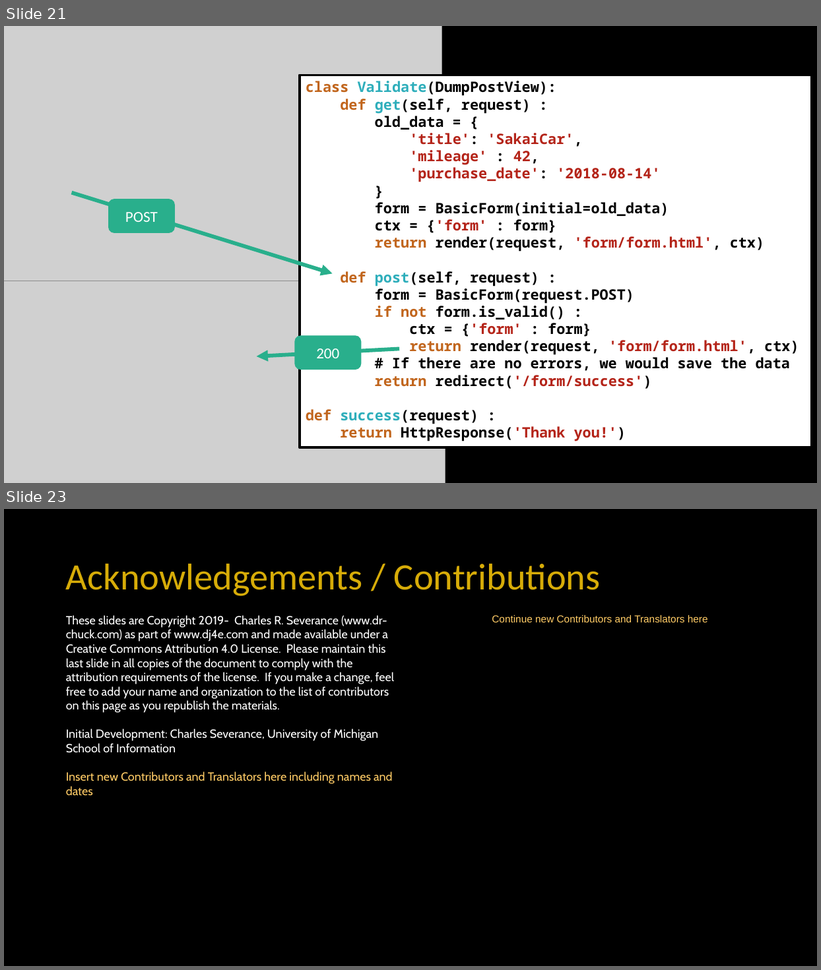
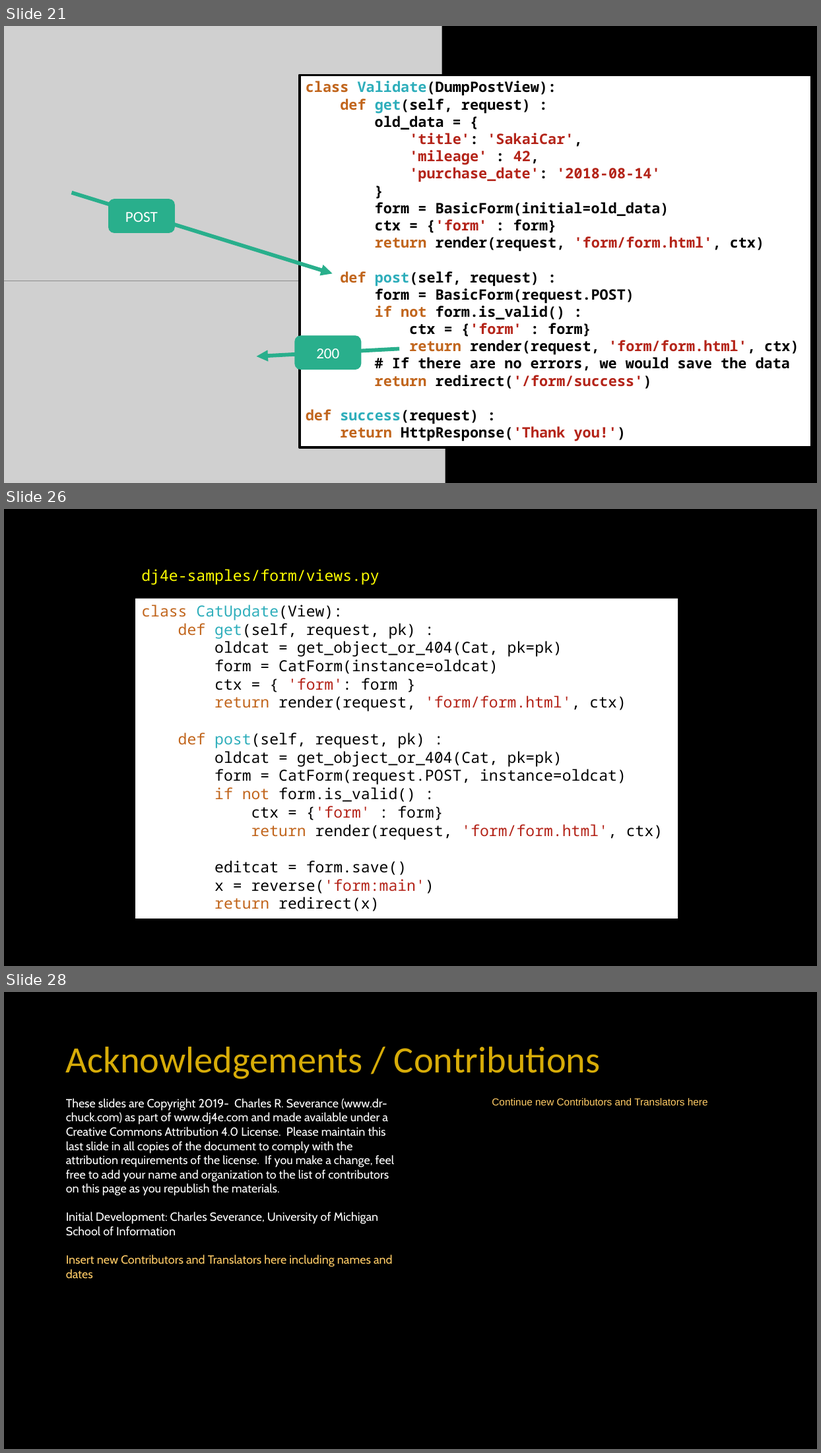
Before and after one commit to csev/dj4e, a slide deck: lectures/DJ-11-Forms-Django.pptx. Shown one above the other, each under a label of ours: slides 21 and 23 before the commit, slides 21, 26 and 28 after it; the slides between them are not shown. The pictures are 821x970 and 821x1453 pixels, drawn with LibreOffice and Linux fonts; fonts in the diff are those of the drawing; grey boxes stand for pictures. Boxes give left, top, right and bottom in pixels: in the first picture for what was removed or moved away, otherwise in the second. Text is boxed around its words. In the diff, an @@ line names an element or a change of style, - is before the commit and + after.

```diff
--- a/lectures/DJ-11-Forms-Django.pptx
+++ b/lectures/DJ-11-Forms-Django.pptx
@@ slide 26 added at <box>4,509,817,966</box>, background #000000 @@
@@ text added at <box>141,569,379,585</box>, 18 pt, text #FFFF00 @@
+dj4e-samples/form/views.py
@@ rectangle added at <box>136,599,679,919</box>, fill #FFFFFF, 18 pt, text #000000 @@
+class CatUpdate(View):
+def get(self, request, pk) :
+oldcat = get_object_or_404(Cat, pk=pk)
+form = CatForm(instance=oldcat)
+ctx = { 'form': form }
+return render(request, 'form/form.html', ctx)
+def post(self, request, pk) :
+oldcat = get_object_or_404(Cat, pk=pk)
+form = CatForm(request.POST, instance=oldcat)
+if not form.is_valid() :
+ctx = {'form' : form}
+return render(request, 'form/form.html', ctx)
+editcat = form.save()
+x = reverse('form:main')
+return redirect(x)
@@ what was slide 23 is now slide 28 @@
```
Also in this commit, not shown: 1 slide changed, 4 other slides added.
